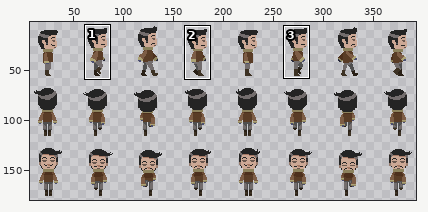
One commit to this sprite sheet: assets/explorer_walk.png. The first picture is a wide view before the edit; the outline marks the close-up.
Close-up. First the earlier version:
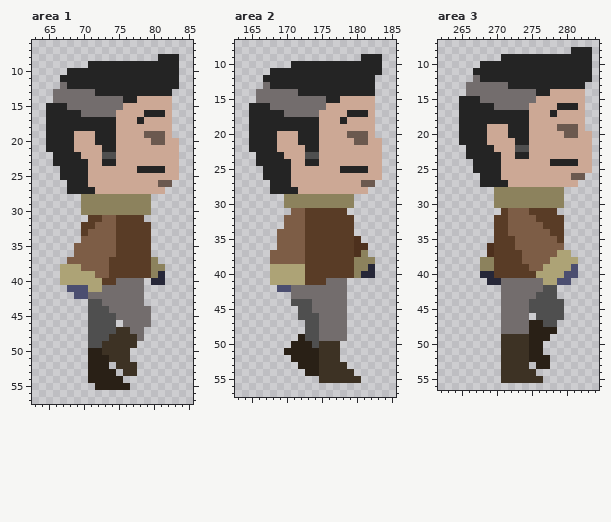
The file is 400x180 pixels. Colours within 5 levels of each other are drawn and written as one. Shown: area 1: x 63..85, y 6..57; area 2: x 163..185, y 7..57; area 3: x 262..284, y 7..56. The wide view leaves out empty margins. The commit also changed other parts of the picture, which this record leaves out.
Now the later version:
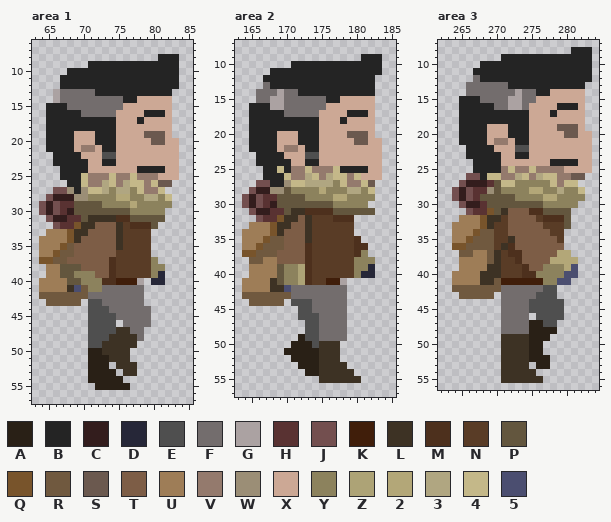
Palette (. is transparent): A #292016  B #242424  C #331d1d  D #262738  E #4f4f4f  F #736d6d  G #aba2a2  H #593232  J #734f4f  K #401e0a  L #3d3224  M #4d301d  N #593c26  P #63563e  Q #78542b  R #70593f  S #6b594f  T #7d5d46  U #9e7d57  V #947a6d  W #9b8e76  X #cca895  Y #8c825d  Z #ada376  2 #b3a778  3 #b0a681  4 #c4b889  5 #4b4e70
Edits made:
Changed rows in their new state; - is an unchanged pixel.
Area 1:
first column x 66:
12 -B
13 G-
14 G-
first column x 70:
21 VV
first column x 64:
25 ------4VVV4VV4VVV--
26 ------4VV34V344V4--
27 --JJW-W443Y33Y4VV4-
28 -JCCCWW----22--33Y4
29 JCJHHPPPP----2--YYY
30 JCJHCPPPPPPPP---YY-
31 -JCCHHPLLLLMMPPPPP-
32 --JHHQLL---L-MMMP--
33 -UUUQLL----L-------
34 UUUUQL-----L-------
35 UUUQR------L-------
36 UUQRR--------------
37 QQRR------M--------
38 -UUPPP----M--------
39 -UUPPYYY--M--------
40 UUUUPPYYYMMKKKG----
41 UUUUL-RYY----------
42 RRRRRRR------------
43 -RRRRR-------------
Area 2:
first column x 168:
14 -G
15 GG
16 GG
first column x 164:
22 ------VV-----------
25 -----4-VV4VVV4-----
26 ------4VV34V344V4--
27 --JJ--W443333Y4VV4-
28 -JCCWWPYYYY2YYY33Y4
29 JCJHHPPPP----22-YYY
30 JCJHCPPPPPPPP---YY-
31 -JCCHHPLLMMMMPPPPPP
32 --JHHQLL-L---MMM---
33 -UUUQLL--L---------
34 UUUUQL---L---------
35 UUUQRR---L---------
36 UUQRRR---M---------
37 QQRRR----M---------
38 -RRUU----M---------
39 -UUUUPYY-M---------
40 -UUUUPYY-M---------
41 UUUULPYY-M--KKG----
42 UUUULL-------------
43 RRRRRRR------------
44 -RRRRR-------------
Area 3:
first column x 272:
14 -G
15 GG
16 GG
first column x 270:
21 VV
first column x 264:
25 -------V4VV4VVVV---
26 --JJ-44VV34V344VV--
27 -JCCCHP44YYYYY4V44-
28 JCJHHWP----22--3YY4
29 JCJHPPPPP----22-YYY
30 -JCCHPPPPPPPP---YY-
31 --JHHQPL---MMPPPP--
32 -UUUQLL------MMMP--
33 UUUUQL----------P--
34 UUUQRR-------------
35 UUQRRR--L----------
36 QQRRRR-LM----------
37 -RRUURL-MM-----22--
38 -UUUURL--M----2222-
39 -UUUULL---M--YYY2--
40 UUUULLL---MMYYYY---
41 UUUULLRKKKKKKYY----
42 RRRRRRR------------
43 -RRRRR-------------
